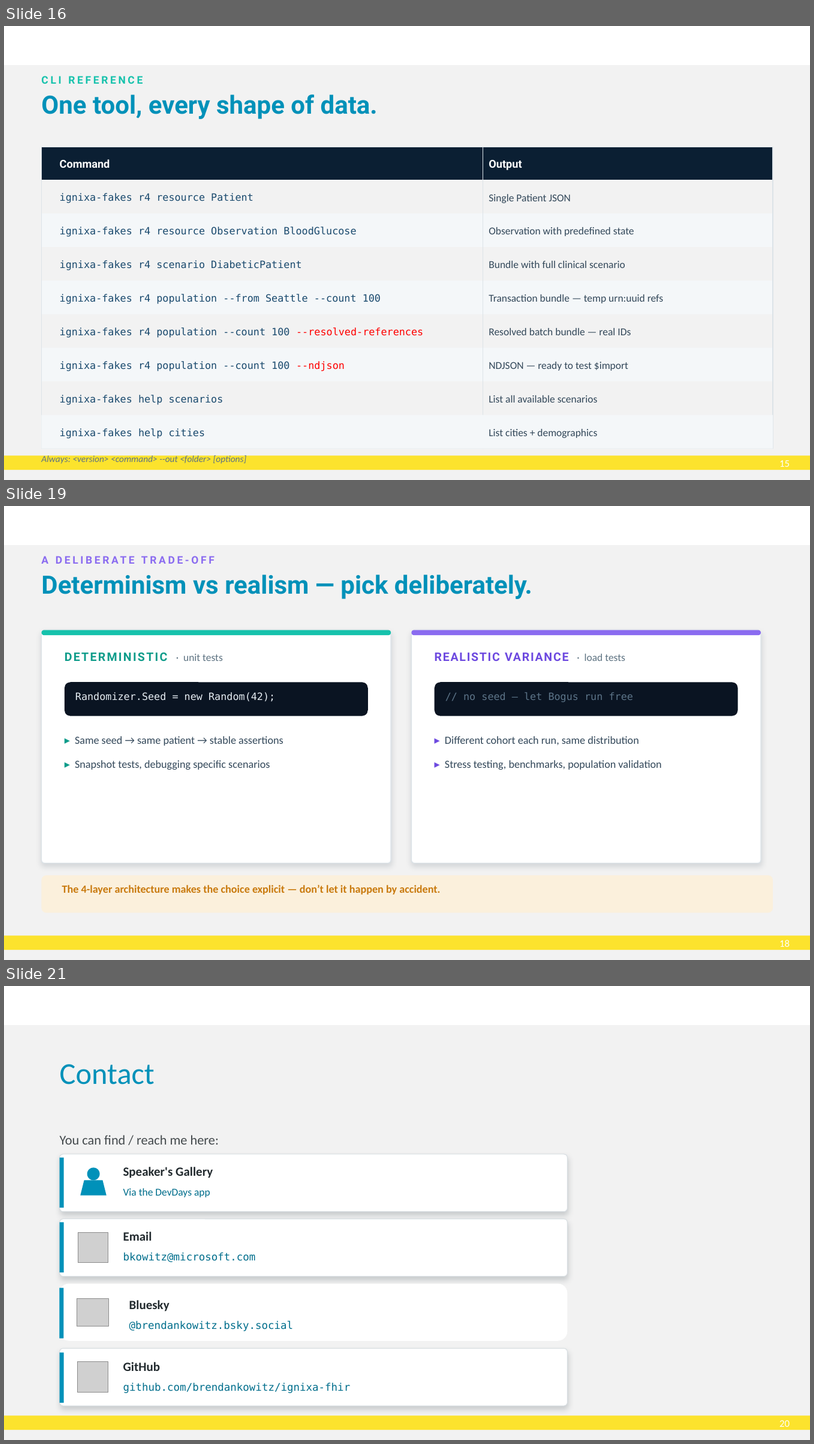
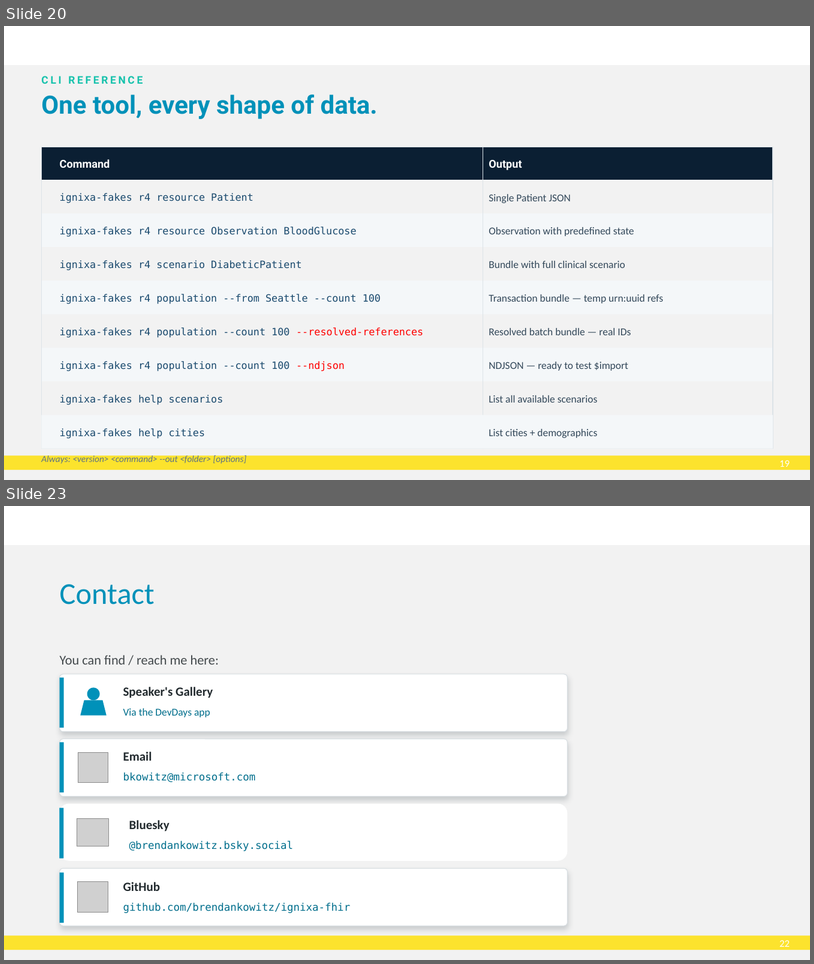
Before and after one commit to brendankowitz/FHIRDevDays2026, a slide deck: talks/talk2-fhir-fakes/DD26_CT_260617_Brendan-Kowitz_FhirFakes-dotNET.pptx. Shown one above the other, each under a label of ours: slides 16, 19 and 21 before the commit, slides 20 and 23 after it; the slides between them are not shown. The pictures are 814x1444 and 814x964 pixels, drawn with LibreOffice and Linux fonts; fonts in the diff are those of the drawing; grey boxes stand for pictures; background and template pictures are left out. Boxes give left, top, right and bottom in pixels: in the first picture for what was removed or moved away, otherwise in the second. Text is boxed around its words. In the diff, an @@ line names an element or a change of style, - is before the commit and + after.

```diff
--- a/talks/talk2-fhir-fakes/DD26_CT_260617_Brendan-Kowitz_FhirFakes-dotNET.pptx
+++ b/talks/talk2-fhir-fakes/DD26_CT_260617_Brendan-Kowitz_FhirFakes-dotNET.pptx
@@ slide 19 removed at (x1=4, y1=506, x2=810, y2=960), background #FFFFFF; not listed: 4 template elements that a slide beside it also shows @@
@@ text removed at (x1=41, y1=556, x2=48, y2=564) @@
-A DELIBERATE TRADE-OFF
@@ text removed at (x1=41, y1=574, x2=533, y2=599) @@
-Determinism vs realism — pick deliberately.
@@ rounded rectangle removed at (x1=42, y1=630, x2=391, y2=863) @@
@@ rounded rectangle removed at (x1=42, y1=630, x2=391, y2=636) @@
@@ rounded rectangle removed at (x1=412, y1=630, x2=761, y2=863) @@
@@ rounded rectangle removed at (x1=412, y1=630, x2=761, y2=636) @@
@@ text removed at (x1=183, y1=654, x2=223, y2=661) @@
-DETERMINISTIC · unit tests
@@ text removed at (x1=435, y1=652, x2=626, y2=661) @@
-REALISTIC VARIANCE · load tests
@@ rounded rectangle removed at (x1=65, y1=682, x2=368, y2=716) @@
@@ rounded rectangle removed at (x1=435, y1=682, x2=738, y2=716) @@
@@ text removed at (x1=75, y1=692, x2=275, y2=702) @@
-Randomizer.Seed = new Random(42);
@@ text removed at (x1=464, y1=692, x2=633, y2=702) @@
-// no seed — let Bogus run free
@@ text removed at (x1=75, y1=736, x2=284, y2=769) @@
-▸ Same seed → same patient → stable assertions
-▸ Snapshot tests, debugging specific scenarios
@@ text removed at (x1=445, y1=736, x2=662, y2=769) @@
-▸ Different cohort each run, same distribution
-▸ Stress testing, benchmarks, population validation
@@ rounded rectangle removed at (x1=42, y1=875, x2=773, y2=913) @@
@@ text removed at (x1=62, y1=885, x2=440, y2=894) @@
-The 4-layer architecture makes the choice explicit — don’t let it happen by accident.
@@ what was slide 16 is now slide 20 @@
@@ page number at (x1=780, y1=460, x2=790, y2=466): text changed @@
-15
+19
@@ what was slide 21 is now slide 23 @@
@@ page number at (x1=780, y1=940, x2=790, y2=946): text changed @@
-20
+22
```
Also in this commit, not shown: 12 slides changed, 4 slides added, 1 other slide removed, 13 other files.
